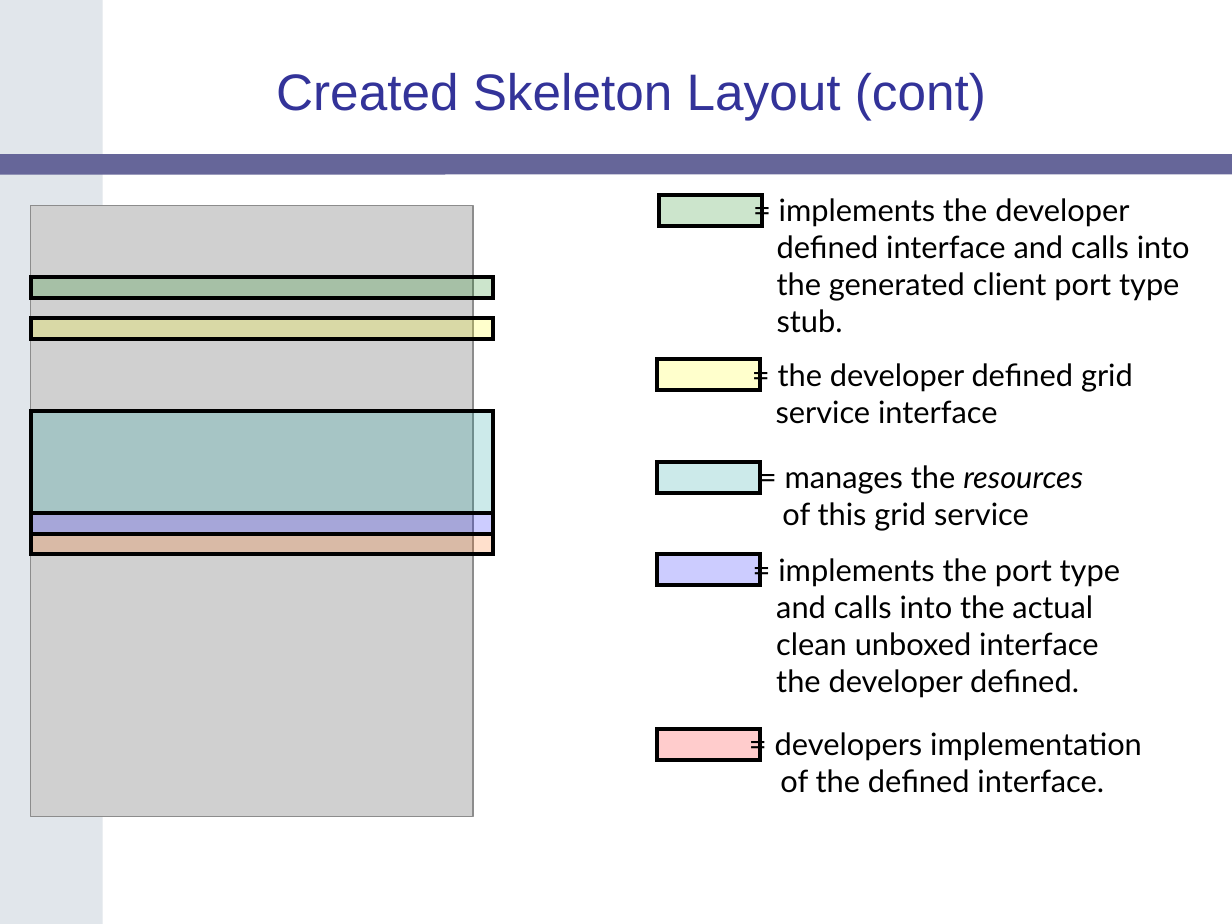
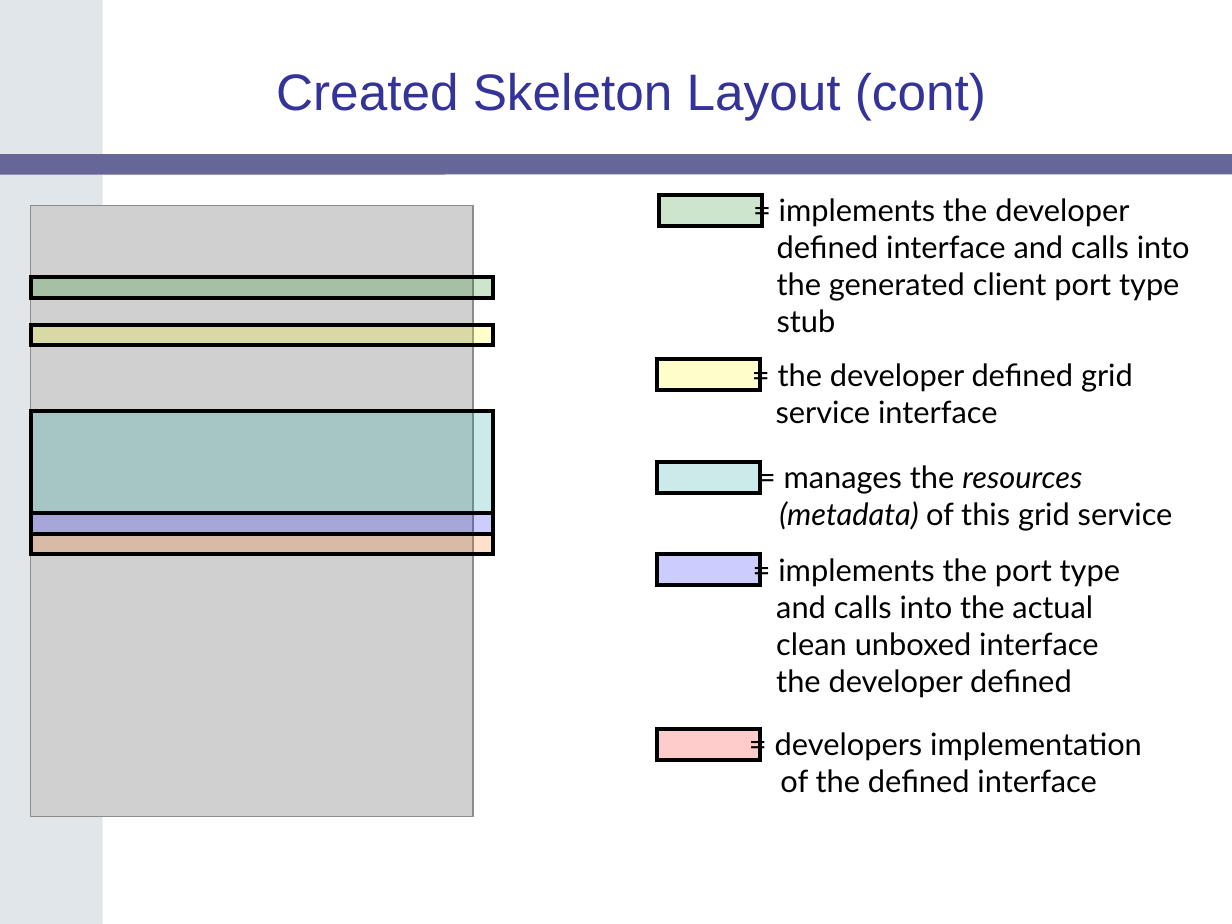
Before and after one commit to NCIP/cagrid-docs, a slide deck: slide 15 of presentations/200604_AnnualMeeting/caGrid-1.0-Demo.ppt. Drawn at 1232x924 pixels with LibreOffice and Linux fonts; fonts in the diff are those of the drawing; grey boxes stand for pictures; background and template pictures are left out. Boxes give left, top, right and bottom in pixels: in the first picture for what was removed or moved away, otherwise in the second. Text is boxed around its words. In the diff, an @@ line names an element or a change of style, - is before the commit and + after.

```diff
--- a/presentations/200604_AnnualMeeting/caGrid-1.0-Demo.ppt
+++ b/presentations/200604_AnnualMeeting/caGrid-1.0-Demo.ppt
@@ rectangle: place and size @@
-rectangle at (31, 318, 493, 339)
+rectangle at (31, 325, 493, 346)
@@ text at (777, 309, 836, 333): text changed @@
-stub.
+stub
@@ text at (779, 501, 1173, 531): text changed @@
-of this grid service
+(metadata) of this grid service
@@ text at (776, 669, 1072, 698): text changed @@
-the developer defined.
+the developer defined
@@ text at (780, 769, 1096, 793): text changed @@
-of the defined interface.
+of the defined interface
```
Also in this commit, not shown: 6 other slides changed.
